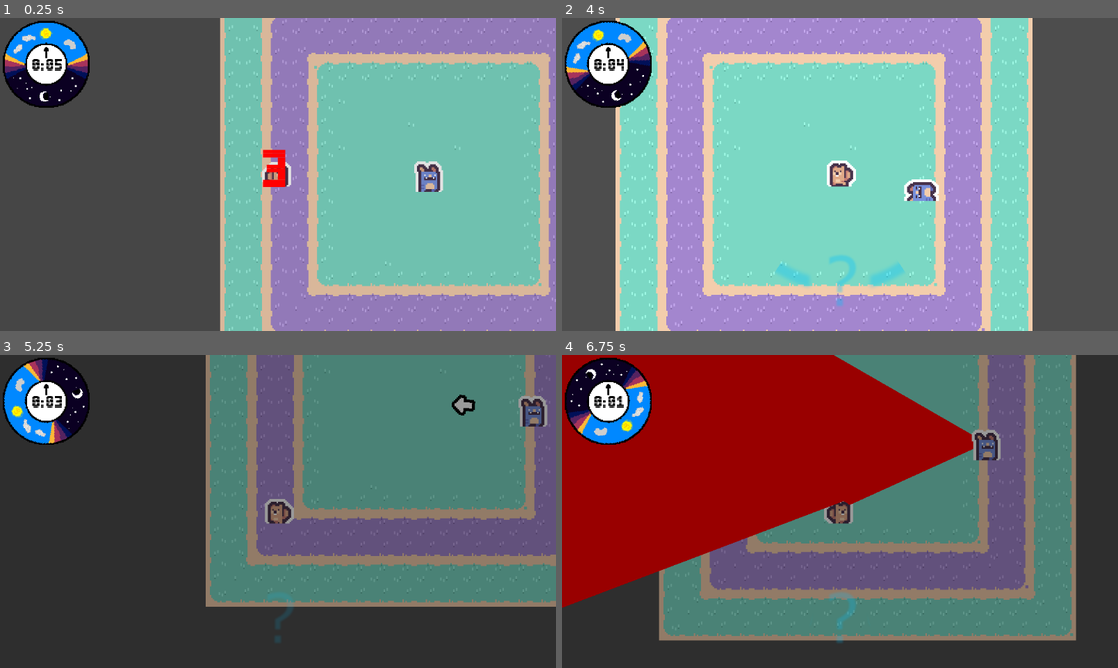
Above: before the commit, frames 1-4 (two rows, left to right).
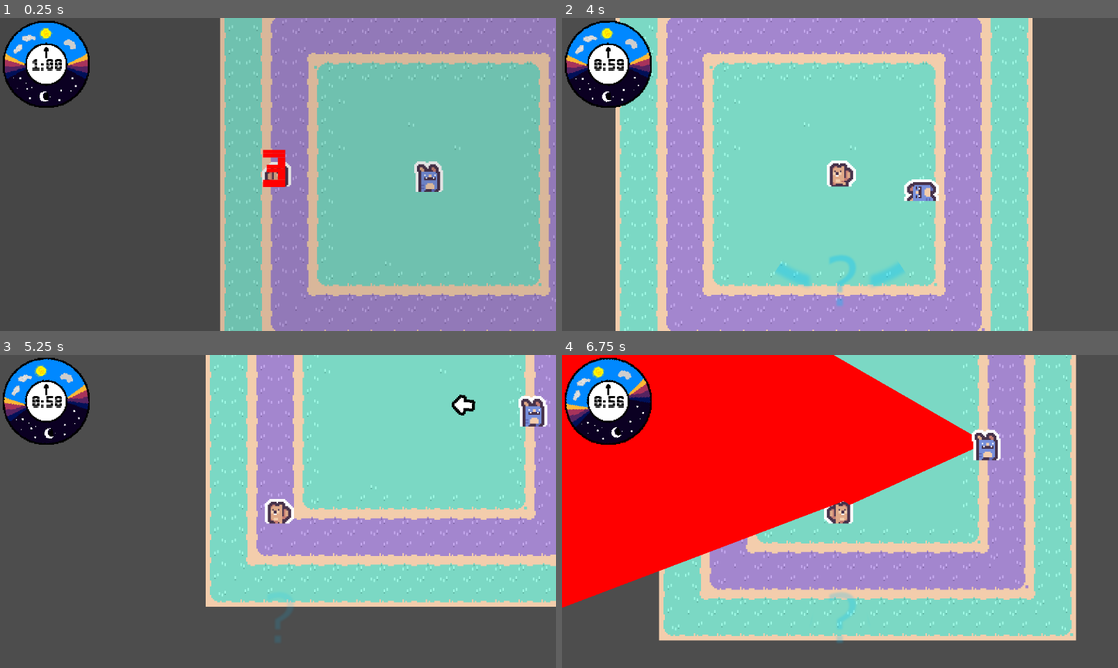
Above: after the commit, the same moments.

Repository: Sosenteam/groundhog-stealth
Game: Godot game, scene res://world.tscn
Same seed, same stepped clock (60 frames per second), same inputs: the game is played once before the commit and once after it.
Inputs:
- Up to frame 1 (0.25 s): no input
- Up to frame 2 (4 s): hold D (move_right) 0.53-1.28 s; hold Space (move_dash) 0.53-1.28 s; hold S (move_down) 1.28-2.03 s; tap Space (move_dash) at 1.35, 2.85 s; hold D (move_right) 2.03-2.78 s; hold Space (move_dash) 2.03-2.78 s; hold W (move_up) 2.78-3.53 s; hold A (move_left) from 3.53 s (still down); hold Space (move_dash) from 3.53 s (still down)
- Up to frame 3 (5.25 s): release Space (move_dash) at 4.28 s; tap Space (move_dash) at 4.35 s; release A (move_left) at 5.03 s; hold S (move_down) from 5.03 s (still down); hold Space (move_dash) from 5.03 s (still down)
- Up to frame 4 (6.75 s): release S (move_down) at 5.78 s; release Space (move_dash) at 5.78 s; hold D (move_right) 5.78-6.53 s; tap Space (move_dash) at 5.85 s; hold W (move_up) from 6.53 s (still down); hold Space (move_dash) from 6.53 s (still down)

The runs differ from the first frame. In frame 1, less than 0.1% of the frame differs, in the area x 5-12%, y 13-17%; in frame 2, 1.1%; in frame 3, 98%; in frame 4, 99%, in the area x 0-100%, y 0-100%.

Commit message:
Slightly fixing win_screen

Diff:
--- a/win_screen.gd
+++ b/win_screen.gd
@@ -4,12 +4,13 @@
 # Called when the node enters the scene tree for the first time.
 func _ready() -> void:
 	$CanvasLayer/Timer.start()
+	$CanvasLayer/AnimationPlayer.play("winpopup")
 	pass # Replace with function body.
 
 
 # Called every frame. 'delta' is the elapsed time since the previous frame.
 func _process(delta: float) -> void:
-	$CanvasLayer/AnimationPlayer.play("winpopup")
+	pass
 
 
 func _on_timer_timeout() -> void:
--- a/win_screen.tscn
+++ b/win_screen.tscn
@@ -8,7 +8,7 @@
 bg_color = Color(0.004019165, 0.004019165, 0.004019165, 1)
 
 [sub_resource type="Animation" id="Animation_l5t5q"]
-length = 3.897
+length = 17.88
 loop_mode = 2
 step = 1.8273
 tracks/0/type = "value"
@@ -100,7 +100,7 @@
 resource_name = "winpopup"
 length = 8.65
 loop_mode = 2
-step = 8.0
+step = 60.0
 tracks/0/type = "value"
 tracks/0/imported = false
 tracks/0/enabled = true
@@ -193,6 +193,7 @@
 }
 
 [node name="WinScreen" type="Control" unique_id=299086818]
+z_index = 25
 layout_mode = 3
 anchors_preset = 15
 anchor_right = 1.0
--- a/world.gd
+++ b/world.gd
@@ -48,7 +48,7 @@
 func _ready() -> void:
 	# creating clock
 	active_clock = clock_scene.instantiate()
-	active_clock.setup(5.0)
+	active_clock.setup(60.0)
 	add_child(active_clock)
 
 	# Connect countdown signal to start the clock
Not shown: 1 places in world.tscn that only renumber resources
